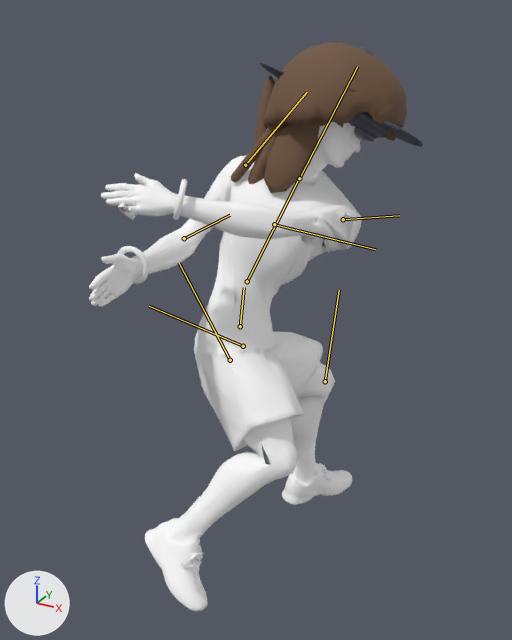
What one commit did to the glTF model art/blender/golfer-motion-r6.glb.
Camera for both pictures: a 50 mm camera at (1.055, -1.814, 1.767) aimed at (0.069, -0.023, 0.871). The lights are fixed; the arrows at lower left show +X, +Y and +Z. The picture after the commit comes second. Both versions are drawn at frame 12 of the action 'backhand_left'; the numbers are the values there. The bones that change, and the others that lie on the model, are drawn over the model as lines.

In view in the first picture: 'accessory_wristbandL', 'accessory_wristbandR', 'body', 'glasses_sport', 'hair_afro', 'hair_braids', 'hair_long', 'hair_ponytail', 'hair_wavy', 'headwear_backcap', 'headwear_beanie', 'headwear_bucket', 'headwear_cap', 'headwear_visor'.
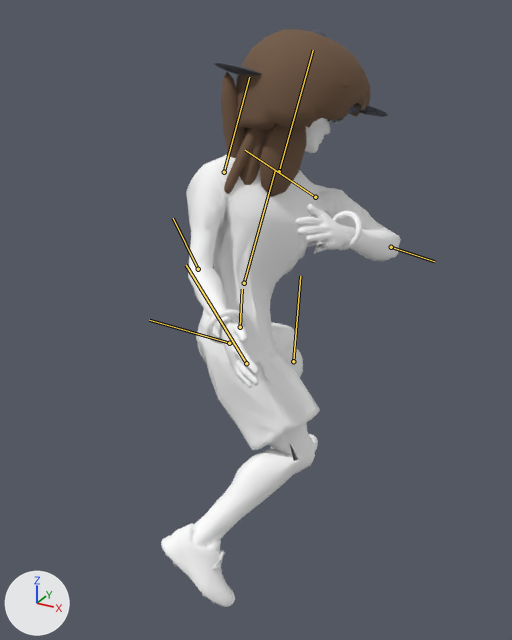
Boxes [x1, y1, x2, y2] around the edits, measured in the pictures (512 x 640 px):
'body', posed (12% narrower): before [89, 122, 362, 611]; after [161, 118, 401, 607]
'hair_afro', posed (7% narrower): before [262, 43, 407, 141]; after [236, 29, 371, 130]
'hair_long', posed: before [248, 118, 344, 193]; after [240, 124, 307, 197]
'hair_ponytail', posed: before [255, 76, 275, 144]; after [221, 72, 245, 158]
'hair_braids', posed: before [231, 125, 282, 182]; after [224, 128, 262, 194]
'accessory_wristbandR', posed (31% wider, 8% shorter): before [118, 246, 149, 284]; after [206, 309, 247, 344]
'accessory_wristbandL', posed: before [173, 179, 187, 220]; after [333, 210, 362, 250]
'headwear_backcap', posed: before [260, 62, 284, 77]; after [213, 62, 261, 75]
'headwear_cap', posed: before [382, 122, 422, 147]; after [355, 104, 387, 117]
'headwear_beanie', posed (mostly hidden): before [343, 47, 382, 138]; after [310, 30, 349, 117]
'headwear_bucket', posed (mostly hidden afterwards): before [355, 112, 389, 136]; after [349, 106, 359, 113]
'glasses_sport', posed: before [354, 127, 376, 143]; after [327, 118, 344, 123]
'headwear_visor', posed (mostly hidden): before [384, 121, 423, 145]; after [357, 103, 388, 115]
bone 'root', root to tip: before (240, 326) to (244, 287); after (240, 327) to (242, 289)
bone 'hipL', root to tip: before (243, 346) to (149, 306); after (229, 343) to (149, 320)
bone 'knL', root to tip: before (325, 381) to (339, 290); after (293, 361) to (300, 276)
bone 'hipR', root to tip: before (230, 360) to (179, 263); after (246, 363) to (186, 265)
bone 'spine', root to tip: before (247, 281) to (299, 178); after (244, 283) to (275, 171)
bone 'head', root to tip: before (299, 178) to (357, 66); after (279, 171) to (313, 50)
bone 'shL', root to tip: before (343, 219) to (399, 215); after (315, 197) to (245, 150)
bone 'elL', root to tip: before (274, 224) to (375, 249); after (391, 247) to (434, 261)
bone 'shR', root to tip: before (245, 165) to (307, 92); after (224, 172) to (249, 77)
bone 'elR', root to tip: before (184, 238) to (230, 215); after (198, 269) to (173, 218)

The change in detail:
Bone 'root' (bone_root) moves from (0.0, -0.138, 0.0) to (0.0, -0.141, 0.0).
Bone 'root' (bone_root) turns from (-38, -69, 37) to (-9, -43, 6) degrees about its own x, y and z.
Bone 'hipL' (bone_hipl) turns from (61, 29, -15) to (63, 21, -11) degrees about its own x, y and z.
Bone 'knL' (bone_knl) turns from (-62, 0, 0) to (-57, 0, 0) degrees about its own x, y and z.
Bone 'hipR' (bone_hipr) turns from (39, -10, 13) to (30, -8, 13) degrees about its own x, y and z.
Bone 'spine' (bone_spine) turns from (-98, -69, 98) to (-46, -72, 44) degrees about its own x, y and z.
Bone 'head' (bone_head) turns from (16, 83, 16) to (0, 74, 0) degrees about its own x, y and z.
Bone 'shL' (bone_shl) turns from (119, -14, -98) to (56, -13, -81) degrees about its own x, y and z.
Bone 'elL' (bone_ell) turns from (40, 0, 0) to (109, 0, 0) degrees about its own x, y and z.
Bone 'shR' (bone_shr) turns from (15, -3, 10) to (14, -2, 8) degrees about its own x, y and z.
Bone 'elR' (bone_elr) turns from (56, 0, 0) to (57, 0, 0) degrees about its own x, y and z.
